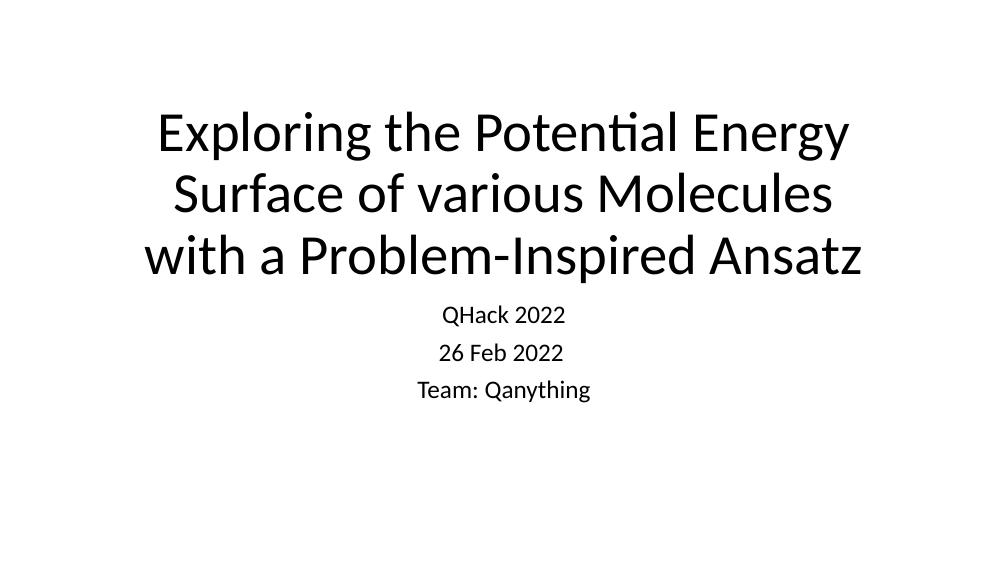
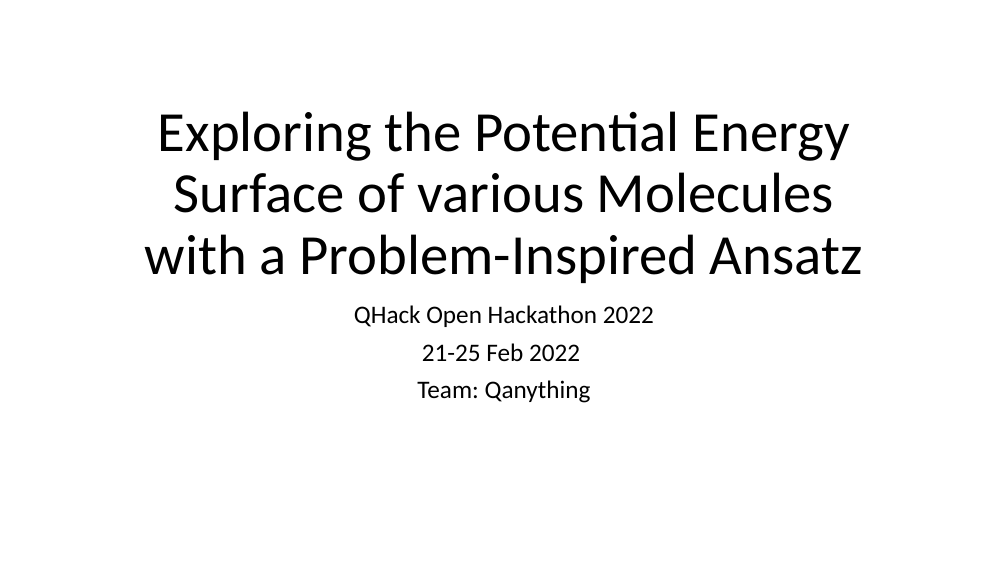
Before and after one commit to cheechonghian/Qanything_Chem_Project_Final, a slide deck: slide 1 of Qanything Results Presentation.pptx. Drawn at 1008x567 pixels with LibreOffice and Linux fonts; fonts in the diff are those of the drawing. Boxes give left, top, right and bottom in pixels: in the first picture for what was removed or moved away, otherwise in the second. Text is boxed around its words. In the diff, an @@ line names an element or a change of style, - is before the commit and + after.

```diff
--- a/Qanything Results Presentation.pptx
+++ b/Qanything Results Presentation.pptx
@@ subtitle at (x1=354, y1=305, x2=654, y2=361): text changed @@
-QHack 2022
-26 Feb 2022
+QHack Open Hackathon 2022
+21-25 Feb 2022
```
Also in this commit, not shown: 1 other file.
